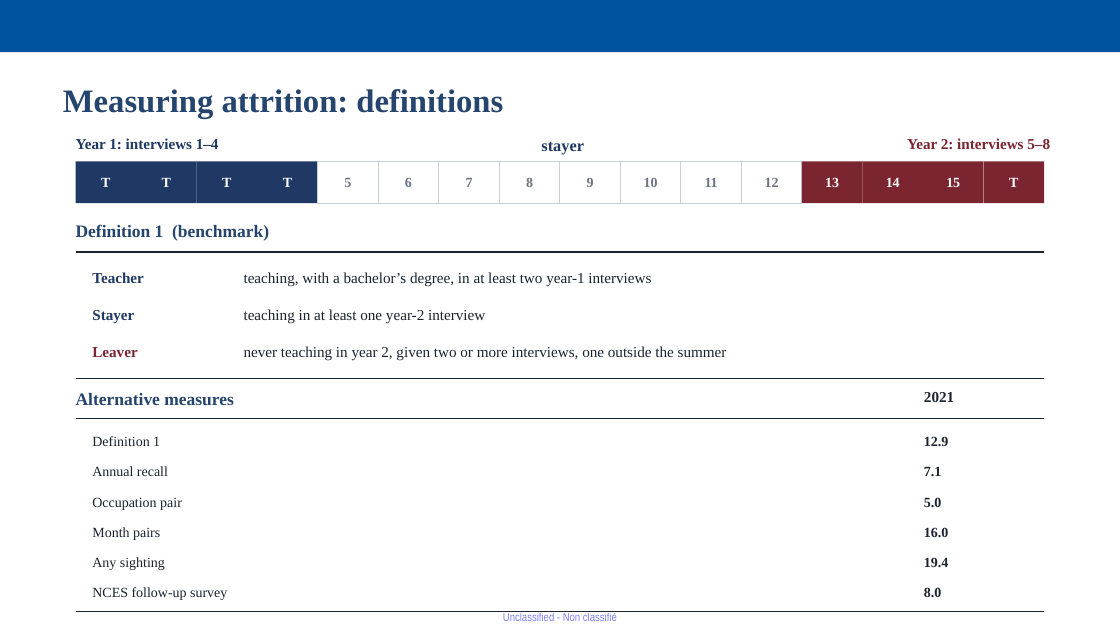
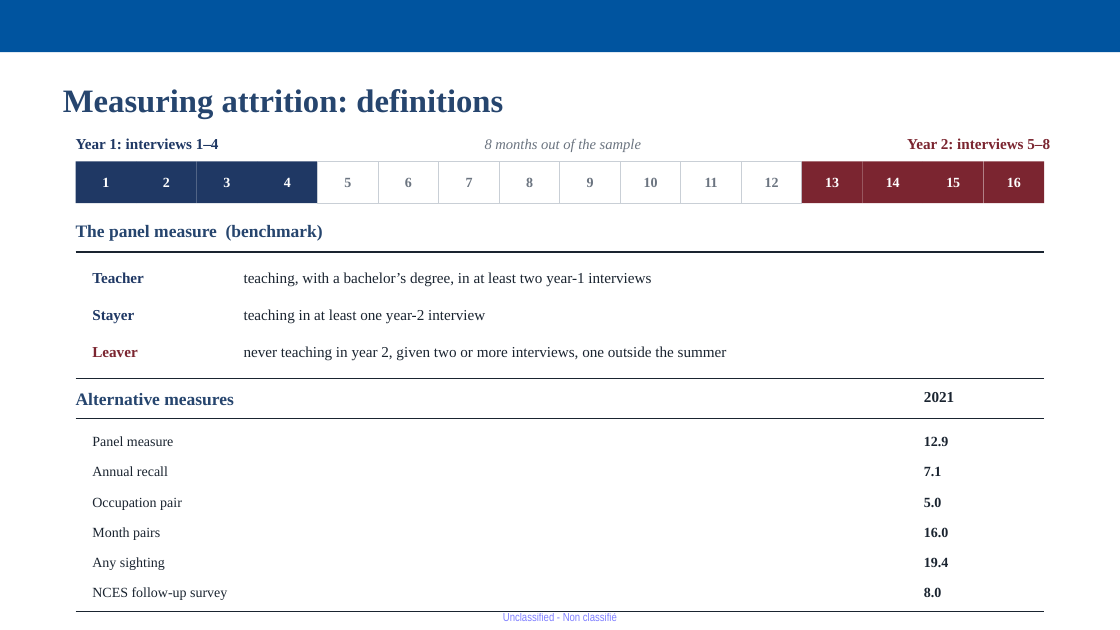
Before and after one commit to jedr1-ship-it/Alternative-Pathways----Quant, a slide deck: slide 9 of report/Proyect_US_v4.pptx. Drawn at 1120x630 pixels with LibreOffice and Linux fonts; fonts in the diff are those of the drawing. Boxes give left, top, right and bottom in pixels: in the first picture for what was removed or moved away, otherwise in the second. Text is boxed around its words. In the diff, an @@ line names an element or a change of style, - is before the commit and + after.

```diff
--- a/report/Proyect_US_v4.pptx
+++ b/report/Proyect_US_v4.pptx
@@ text at [485,139,641,152]: text changed; size 14 to 12.5 pt; text colour #1F3864 to #6B7480; bold off; italic on @@
-stayer
+8 months out of the sample
@@ text in rectangle at [102,177,109,187]: text changed @@
-T
+1
@@ text in rectangle at [163,177,170,187]: text changed @@
-T
+2
@@ text in rectangle at [223,177,230,187]: text changed @@
-T
+3
@@ text in rectangle at [284,177,291,187]: text changed @@
-T
+4
@@ text in rectangle at [1007,177,1021,187]: text changed @@
-T
+16
@@ text at [76,225,323,241]: text changed @@
-Definition 1 (benchmark)
+The panel measure (benchmark)
@@ text at [92,436,174,446]: text changed @@
-Definition 1
+Panel measure
```
Also in this commit, not shown: 3 other slides changed, 2 slides added, 1 slide removed, 2 other files.
